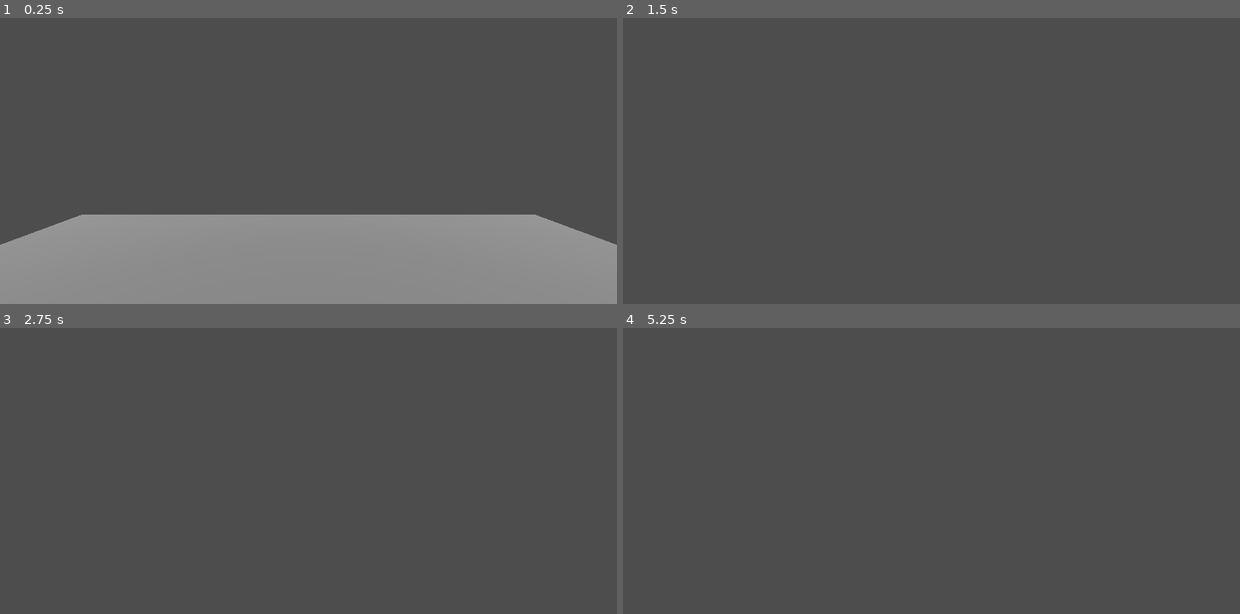
Above: before the commit, frames 1-4 (two rows, left to right).
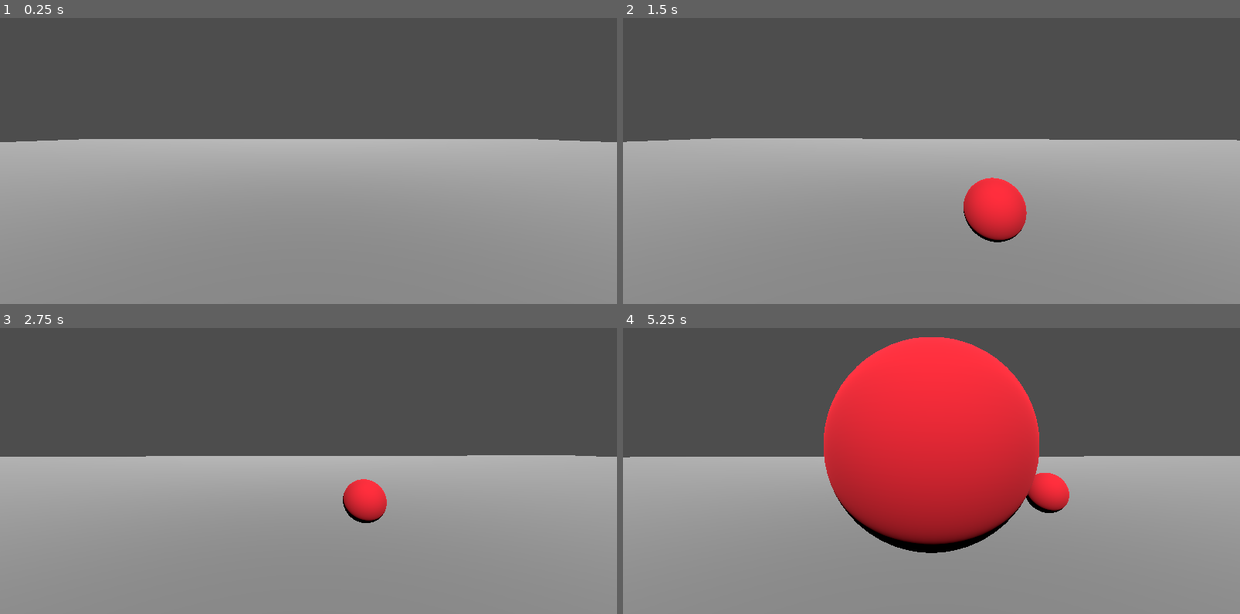
Above: after the commit, the same moments.

Repository: Luca-Umekubo/Product-Design
Game: Godot game, scene res://Main.tscn
The game is run twice, just before and just after one commit, with the same random seed, the same clock (stepped at 60 frames per second) and the same inputs.
Inputs (mouse positions are in pixels of both pictures, inside the frame that each line leads up to):
- Up to frame 1 (0.25 s): no input
- Up to frame 2 (1.5 s): tap Enter at 0.5 s; move the mouse to (962, 129) at 0.52 s; hold Up (ui_up) from 0.53 s (still down); click (962, 129) at 0.67 s; move the mouse to (900, 132) at 1.27 s
- Up to frame 3 (2.75 s): keep holding Up (ui_up); move the mouse to (320, 433) at 2.02 s
- Up to frame 4 (5.25 s): keep holding Up (ui_up); move the mouse to (925, 445) at 2.77 s; click (925, 445) at 2.92 s; move the mouse to (974, 445) at 3.52 s; move the mouse to (882, 436) at 4.27 s; move the mouse to (937, 439) at 5.02 s; click (937, 439) at 5.17 s

The runs differ from the first frame. In frame 1, 28% of the frame differs, in the area x 0-100%, y 42-80%; in frame 2, 58%; in frame 3, 55%; in frame 4, 67%, in the area x 0-100%, y 3-100%.

Commit message:
Minor Updates
Spawning, platform size, gravity

Diff:
--- a/hyperballz/Main.gd
+++ b/hyperballz/Main.gd
@@ -1,4 +1,3 @@
-# Main.gd (Attached to Main Node3D)
 extends Node3D
 
 const Player = preload("res://Player.tscn")
@@ -9,6 +8,7 @@
 
 var ball_counter: int = 0
 var balls: Dictionary = {} # Tracks balls {ball_id: {node, position, velocity}}
+var spawn_points: Array = [] # Array to hold spawn point nodes
 
 func _ready():
 	var peer = ENetMultiplayerPeer.new()
@@ -30,11 +30,20 @@
 		timer.timeout.connect(_sync_balls)
 		add_child(timer)
 
+	# Retrieve spawn points from the scene
+	spawn_points = get_tree().get_nodes_in_group("spawn_points")
+
 func spawn_player(id):
 	var player = Player.instantiate()
 	player.name = str(id)
 	player.set_multiplayer_authority(id)
 	add_child(player)
+	# Set player position to a random spawn point
+	if spawn_points.size() > 0:
+		var spawn_point = spawn_points[randi() % spawn_points.size()]
+		player.global_position = spawn_point.global_position
+	else:
+		print("Warning: No spawn points defined in the scene!")
 
 func _player_connected(id):
 	spawn_player(id)
--- a/hyperballz/Main.tscn
+++ b/hyperballz/Main.tscn
@@ -6,14 +6,13 @@
 albedo_color = Color(0.607843, 0.607843, 0.607843, 1)
 
 [sub_resource type="PlaneMesh" id="PlaneMesh_uu6xs"]
-size = Vector2(10, 10)
+size = Vector2(100, 100)
 
 [sub_resource type="BoxShape3D" id="BoxShape3D_r0du0"]
-size = Vector3(10, 0.1, 10)
+size = Vector3(100, 0.1, 100)
 
 [node name="Main" type="Node3D"]
 script = ExtResource("1_glv2v")
-is_server = false
 
 [node name="Ground" type="StaticBody3D" parent="."]
 
--- a/hyperballz/Player.gd
+++ b/hyperballz/Player.gd
@@ -30,19 +30,30 @@
 
 func _physics_process(delta):
 	if is_multiplayer_authority():
-		var velocity = Vector3.ZERO
+		# Horizontal movement
+		var input_dir = Vector3.ZERO
 		if Input.is_action_pressed("ui_up"):
-			velocity.z -= 1
+			input_dir.z -= 1
 		if Input.is_action_pressed("ui_down"):
-			velocity.z += 1
+			input_dir.z += 1
 		if Input.is_action_pressed("ui_left"):
-			velocity.x -= 1
+			input_dir.x -= 1
 		if Input.is_action_pressed("ui_right"):
-			velocity.x += 1
-		if velocity.length() > 1:
-			velocity = velocity.normalized()
-		velocity = global_transform.basis * velocity
-		self.velocity = velocity * speed
+			input_dir.x += 1
+		if input_dir.length() > 1:
+			input_dir = input_dir.normalized()
+		var horizontal_velocity = global_transform.basis * input_dir * speed
+
+		# Apply horizontal velocity
+		self.velocity.x = horizontal_velocity.x
+		self.velocity.z = horizontal_velocity.z
+
+		# Apply gravity if not on floor
+		if not is_on_floor():
+			self.velocity.y -= 9.8 * delta  # Gravity (9.8 m/s²)
+		else:
+			self.velocity.y = 0  # Reset vertical velocity when on floor
+
 		move_and_slide()
 		rpc("update_puppet_transform", global_transform)
 	else:
Not shown, added: .DS_Store
